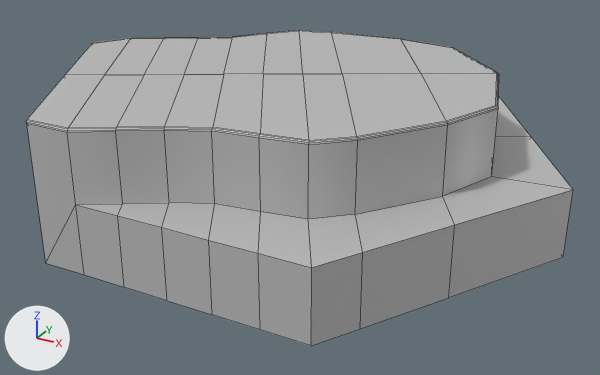
One commit to the FBX model Ego's Precious/Assets/Models/GroundHex/hex_01_L.fbx: the scene before it, then after it.
Both versions are drawn from a camera (50 mm lens) standing at (8.5, -15.58, 6.55) and looking at (0.16, -0.43, -1.02). Every picture has the same lights, and +X, +Y and +Z are marked at lower left. Mesh edges are drawn as thin lines. Where no turn or scale is listed for an object, it has been applied to the vertices.

The first picture shows 'hex_01_L'.
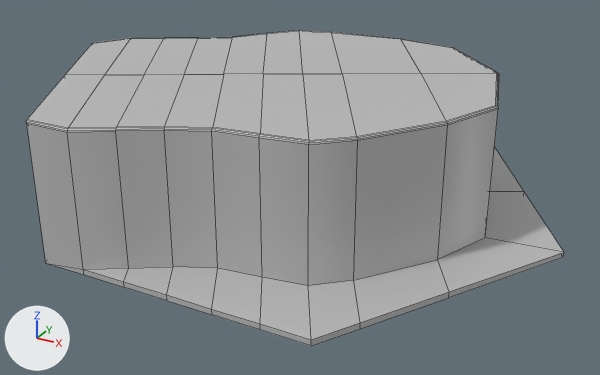
The change, as a diff of the scene's bpy script:
```diff
--- a/Ego's Precious/Assets/Models/GroundHex/hex_01_L.fbx.py
+++ b/Ego's Precious/Assets/Models/GroundHex/hex_01_L.fbx.py
@@ me_mesh @@
 me_mesh.from_pydata(...)  # 159 vertices, 162 faces; spans x -6.0..6.0, y -5.2..5.2, z -1.5..1.5
 # used by ob_hex_01_l; location = (0.0, -0.01, 0.0)
+# me_mesh part 1: all 36 vertices in x -5.5..6.0, y -5.19..5.2, z 0.0 are moved by (0.0, 0.0, -1.38)
 me_mesh.materials.append(mat_lambert1)
```

Changed parts and their boxes [x1, y1, x2, y2] in the pictures (600 x 375 px; the box of a moved part takes in the faces that stretch with it):
'hex_01_L', reshaped
    before: [26, 30, 573, 346]
    after: [26, 30, 564, 346]
part 1 of me_mesh, moved or reshaped
    before: [45, 97, 573, 342]
    after: [45, 109, 564, 342]
